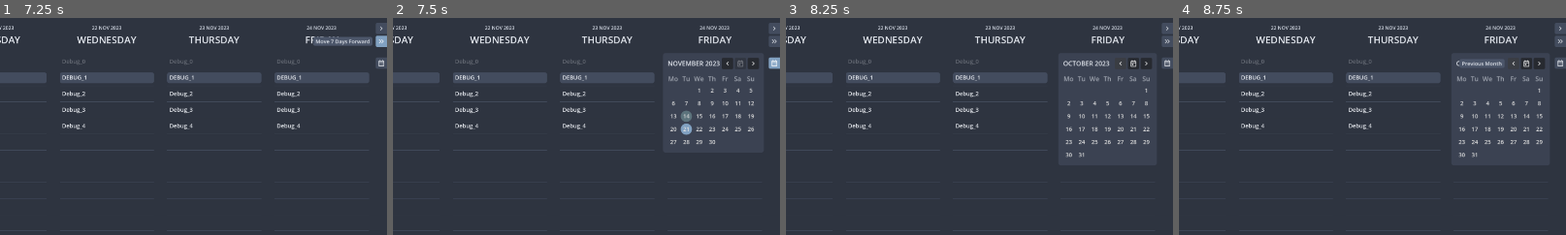
Above: before the commit, frames 1-4 (left to right).
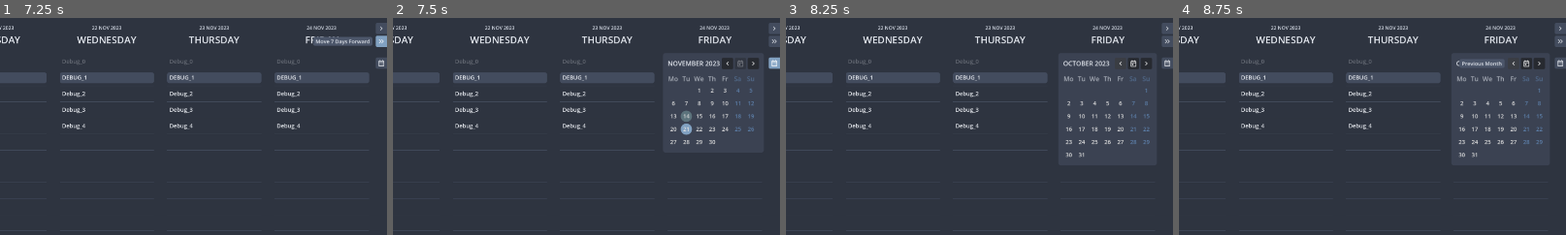
Above: after the commit, the same moments.

Repository: njamster/habituary
Game: Godot game, scene res://entry_point/entry_point.tscn
Same seed, same stepped clock (60 frames per second), same inputs: the game is played once before the commit and once after it.
Inputs (mouse positions are % of the whole screen's width and height, from its top left):
- Up to frame 1 (7.25 s): click (99, 2) at 0.5 s; click (1, 10) at 1.25 s; click (99, 2) at 2 s; click (1, 2) at 2.75 s; click "1" at 3.5 s; click "3" at 4.25 s; click "5" at 5 s; click "7" at 5.75 s; click (99, 5) at 6.5 s
- Up to frame 2 (7.5 s): click (99, 10) at 7.25 s
- Up to frame 3 (8.25 s): click (93, 10) at 8 s
- Up to frame 4 (8.75 s): no input
The pictures show only the part of the screen within x 50-100%, y 0-50%; the shares and areas given below are measured in that part.

Frame 1 is identical in both runs. In frame 2, 0.2% of the frame differs, in the area x 88-94%, y 26-53%; in frame 3, 0.2%, in the area x 88-94%, y 26-59%; in frame 4, 0.2%.

Commit message:
Highlight weekend days in the calendar widget

Diff:
--- a/main_window/overlay/calendar_widget/calendar_widget.gd
+++ b/main_window/overlay/calendar_widget/calendar_widget.gd
@@ -23,10 +23,12 @@
 	# add new children
 	for day_name in Date._DAY_NAMES:
 		var label = Label.new()
-		label.modulate.a = 0.6
+		label.modulate.a = 0.65
 		label.text = day_name.left(2)
 		label.horizontal_alignment = HORIZONTAL_ALIGNMENT_CENTER
 		$VBox/GridContainer.add_child(label)
+		if day_name == "Saturday" or day_name == "Sunday":
+			label.theme_type_variation = "Label_WeekendDay"
 
 	var date = Date.new(anchor_date.as_dict())
 	date.day = 1
@@ -44,6 +46,8 @@
 			button.theme_type_variation = "CalendarWidget_DayButton_Selected"
 		elif date.as_dict() == DayTimer.today.as_dict():
 			button.theme_type_variation = "CalendarWidget_DayButton_Today"
+		elif date.weekday == 0 or date.weekday == 6:
+			button.theme_type_variation = "CalendarWidget_DayButton_WeekendDay"
 		button.pressed.connect(get_parent().close_overlay)
 		$VBox/GridContainer.add_child(button)
 		date = date.add_days(1)
--- a/theme/default_theme.tres
+++ b/theme/default_theme.tres
@@ -69,6 +69,27 @@
 corner_radius_bottom_left = 45
 
 [sub_resource type="StyleBoxFlat" id="StyleBoxFlat_qskao"]
+bg_color = Color(0.505882, 0.631373, 0.756863, 1)
+corner_radius_top_left = 45
+corner_radius_top_right = 45
+corner_radius_bottom_right = 45
+corner_radius_bottom_left = 45
+
+[sub_resource type="StyleBoxFlat" id="StyleBoxFlat_grogc"]
+bg_color = Color(0.368627, 0.505882, 0.67451, 1)
+corner_radius_top_left = 45
+corner_radius_top_right = 45
+corner_radius_bottom_right = 45
+corner_radius_bottom_left = 45
+
+[sub_resource type="StyleBoxFlat" id="StyleBoxFlat_8cong"]
+draw_center = false
+corner_radius_top_left = 45
+corner_radius_top_right = 45
+corner_radius_bottom_right = 45
+corner_radius_bottom_left = 45
+
+[sub_resource type="StyleBoxFlat" id="StyleBoxFlat_n8jf7"]
 bg_color = Color(0.505882, 0.631373, 0.756863, 1)
 corner_radius_top_left = 45
 corner_radius_top_right = 45
@@ -242,7 +263,15 @@
 CalendarWidget_DayButton_Today/styles/hover = SubResource("StyleBoxFlat_nb6ut")
 CalendarWidget_DayButton_Today/styles/normal = SubResource("StyleBoxFlat_4ers7")
 CalendarWidget_DayButton_Today/styles/pressed = SubResource("StyleBoxFlat_qskao")
+CalendarWidget_DayButton_WeekendDay/base_type = &"Button"
+CalendarWidget_DayButton_WeekendDay/colors/font_color = Color(0.368627, 0.505882, 0.67451, 1)
+CalendarWidget_DayButton_WeekendDay/font_sizes/font_size = 14
+CalendarWidget_DayButton_WeekendDay/styles/hover = SubResource("StyleBoxFlat_grogc")
+CalendarWidget_DayButton_WeekendDay/styles/normal = SubResource("StyleBoxFlat_8cong")
+CalendarWidget_DayButton_WeekendDay/styles/pressed = SubResource("StyleBoxFlat_n8jf7")
 Label/colors/font_color = Color(0.898039, 0.913725, 0.941176, 1)
+Label_WeekendDay/base_type = &"Label"
+Label_WeekendDay/colors/font_color = Color(0.368627, 0.505882, 0.67451, 1)
 LeftSidebarButton/base_type = &"Button"
 LeftSidebarButton/colors/font_color = Color(0.92549, 0.937255, 0.956863, 1)
 LeftSidebarButton/colors/icon_normal_color = Color(0.92549, 0.937255, 0.956863, 1)
Not shown: 1 places in theme/default_theme.tres that only renumber resources
